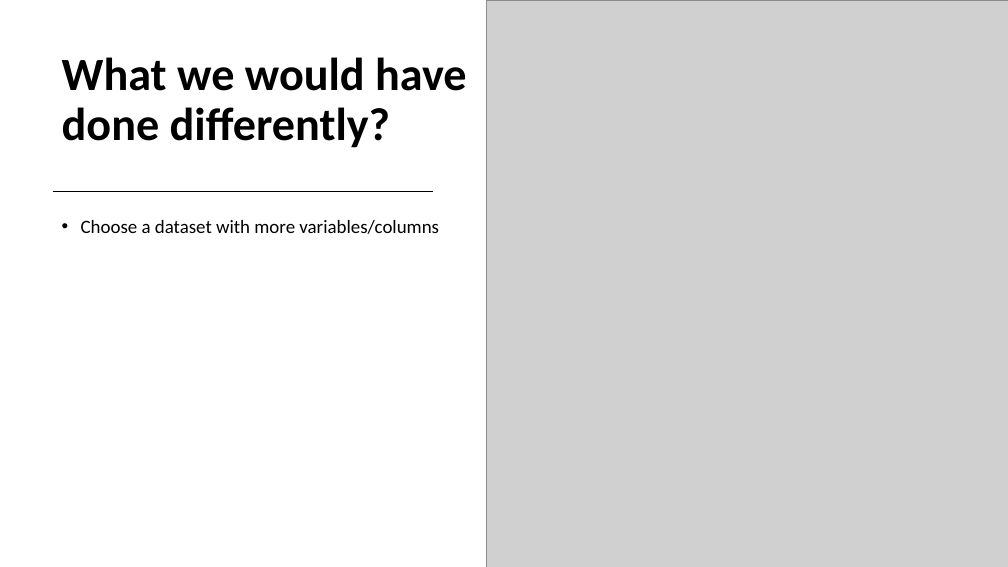
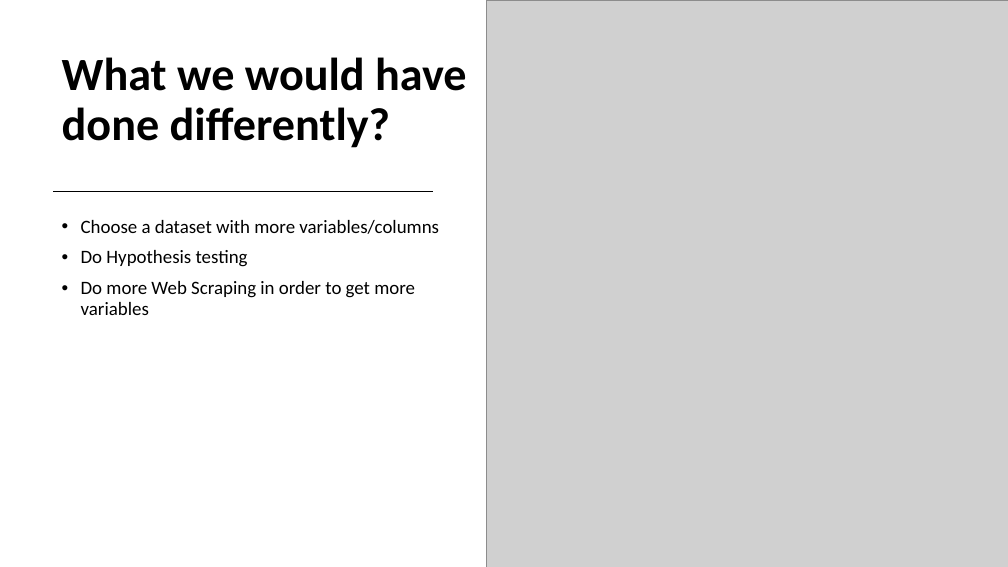
Before and after one commit to tmcdonald92/Bike-Traffic-In-Paris, a slide deck: slide 15 of Statistical Analysis of the Bike Traffic in Paris/Bike Traffic in Paris.pptx. Drawn at 1008x567 pixels with LibreOffice and Linux fonts; fonts in the diff are those of the drawing; grey boxes stand for pictures. Boxes give left, top, right and bottom in pixels: in the first picture for what was removed or moved away, otherwise in the second. Text is boxed around its words. In the diff, an @@ line names an element or a change of style, - is before the commit and + after.

```diff
--- a/Statistical Analysis of the Bike Traffic in Paris/Bike Traffic in Paris.pptx
+++ b/Statistical Analysis of the Bike Traffic in Paris/Bike Traffic in Paris.pptx
@@ text at <box>81,250,415,315</box>: paragraphs added @@
+• Do Hypothesis testing
+• Do more Web Scraping in order to get more variables
```
Also in this commit, not shown: 1 other slide changed.
